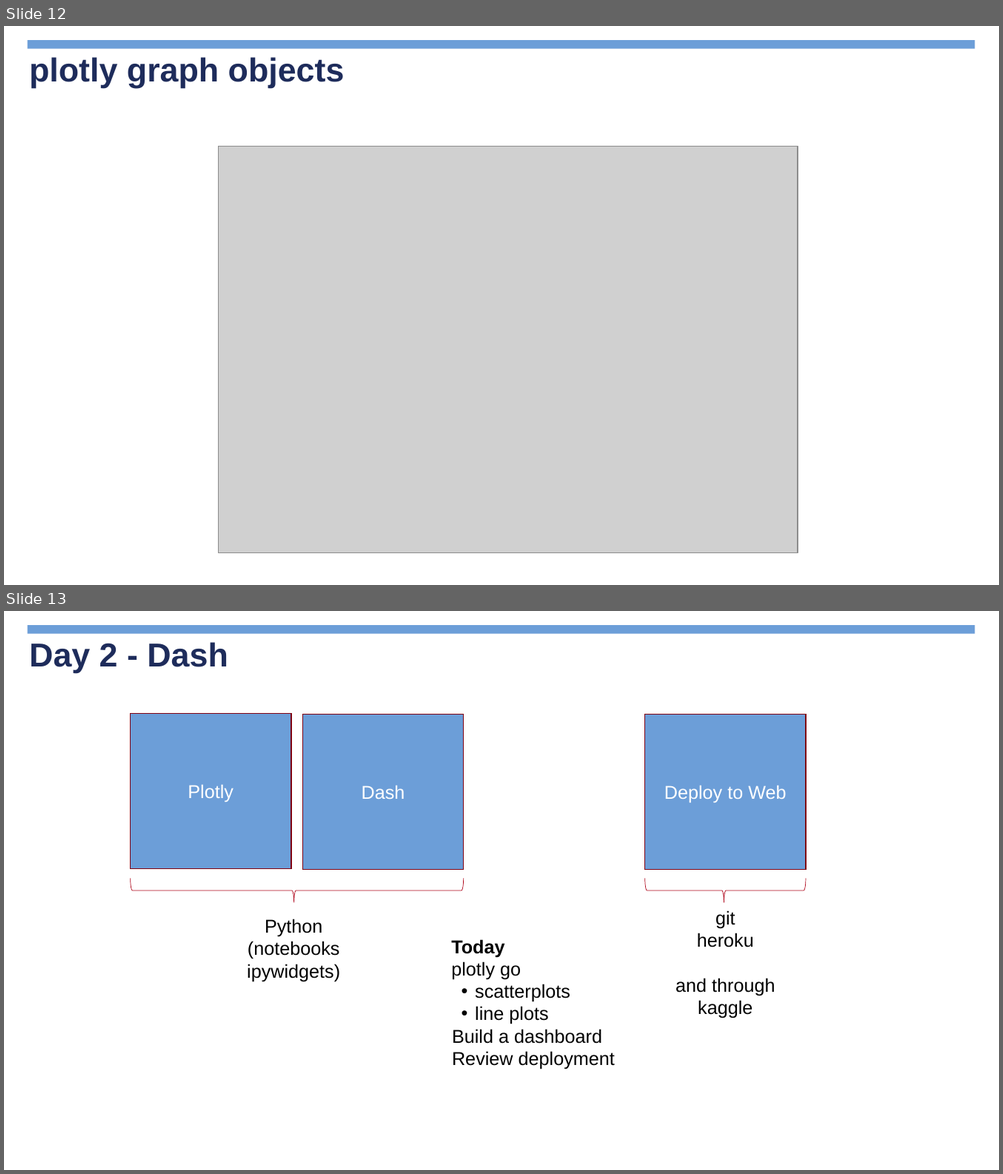
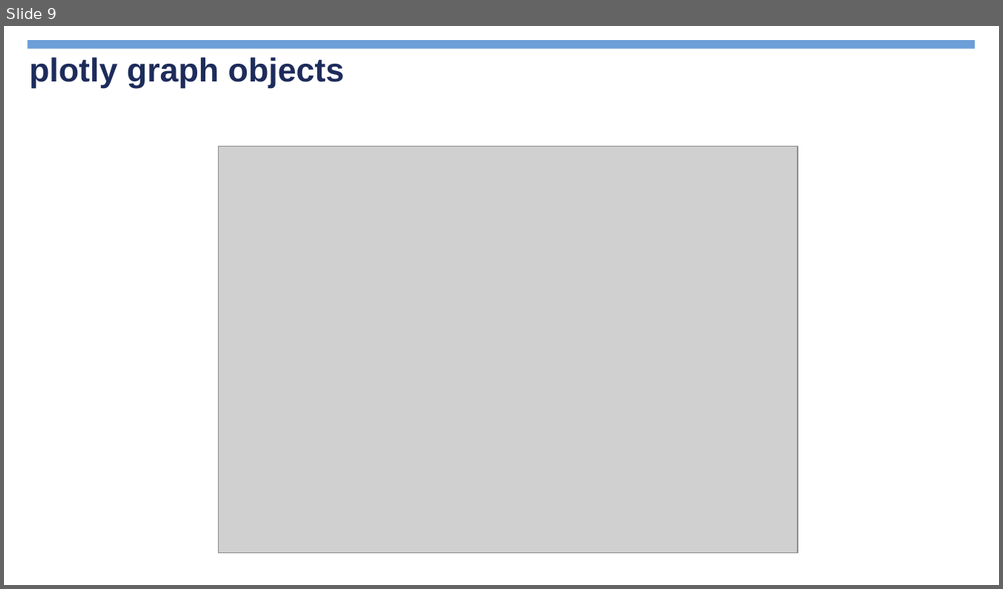
Before and after one commit to jimcody2014/Python-CDC, a slide deck: Dashboards/notes/Python Dashboards.pptx. Shown one above the other, each under a label of ours: slides 12 and 13 before the commit, slide 9 after it. The pictures are 1003x1174 and 1003x589 pixels, drawn with LibreOffice and Linux fonts; fonts in the diff are those of the drawing; grey boxes stand for pictures; background and template pictures are left out. Boxes give left, top, right and bottom in pixels: in the first picture for what was removed or moved away, otherwise in the second. Text is boxed around its words. In the diff, an @@ line names an element or a change of style, - is before the commit and + after.

```diff
--- a/Dashboards/notes/Python Dashboards.pptx
+++ b/Dashboards/notes/Python Dashboards.pptx
@@ slide 13 removed at box(4, 611, 999, 1170), background picture (left out); not listed: 1 template element that a slide beside it also shows @@
@@ title removed at box(29, 642, 228, 673) @@
-Day 2 - Dash
@@ rectangle removed at box(130, 713, 291, 869) @@
-Plotly
@@ rectangle removed at box(302, 714, 464, 869) @@
-Dash
@@ rectangle removed at box(645, 714, 806, 869) @@
-Deploy to Web
@@ right brace removed at box(131, 878, 464, 903) @@
@@ right brace removed at box(645, 878, 805, 903) @@
@@ text removed at box(247, 919, 340, 982) @@
-Python
-(notebooks
-ipywidgets)
@@ text removed at box(675, 911, 774, 1019) @@
-git
-heroku
-and through
-kaggle
@@ text removed at box(451, 940, 614, 1070) @@
-Today
-plotly go
-• scatterplots
-• line plots
-Build a dashboard
-Review deployment
@@ page number removed at box(767, 1132, 991, 1162) @@
-13
@@ what was slide 12 is now slide 9 @@
```
Also in this commit, not shown: 1 slide changed, 3 slides added, 4 other slides removed, 44 other files.
